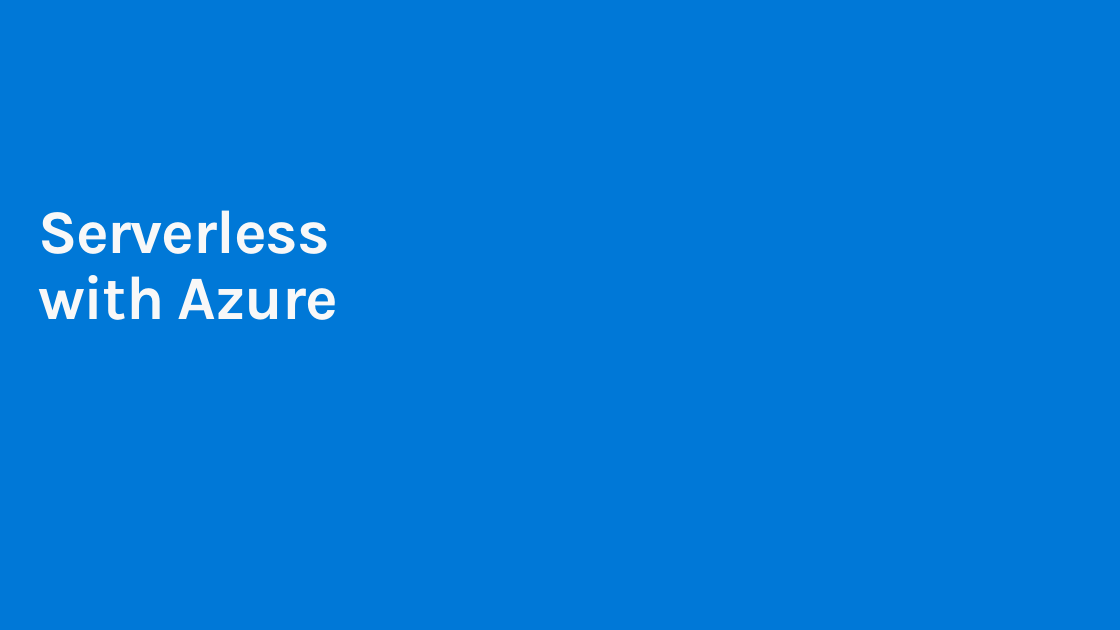
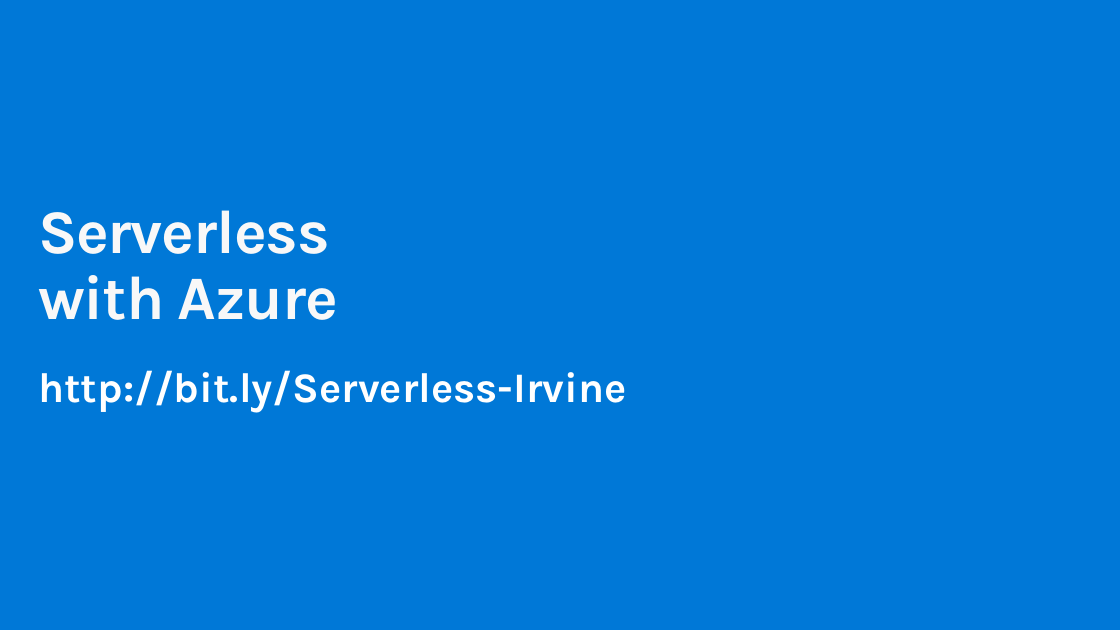
Before and after one commit to codingwithsasquatch/serverless_ninjas_workshop, a slide deck: slide 1 of 1-Intros_and_Overview/Serverless_Workshop-Intros_and_Overview.pptx. Drawn at 1120x630 pixels with LibreOffice and Linux fonts; fonts in the diff are those of the drawing; background and template pictures are left out. Boxes give left, top, right and bottom in pixels: in the first picture for what was removed or moved away, otherwise in the second. Text is boxed around its words. In the diff, an @@ line names an element or a change of style, - is before the commit and + after.

```diff
--- a/1-Intros_and_Overview/Serverless_Workshop-Intros_and_Overview.pptx
+++ b/1-Intros_and_Overview/Serverless_Workshop-Intros_and_Overview.pptx
@@ text added at bbox=[38, 370, 627, 413], 36 pt, text #FFFFFF, bold @@
+http://bit.ly/Serverless-Irvine
```
Also in this commit, not shown: 3 other slides changed, 1 slide added.
